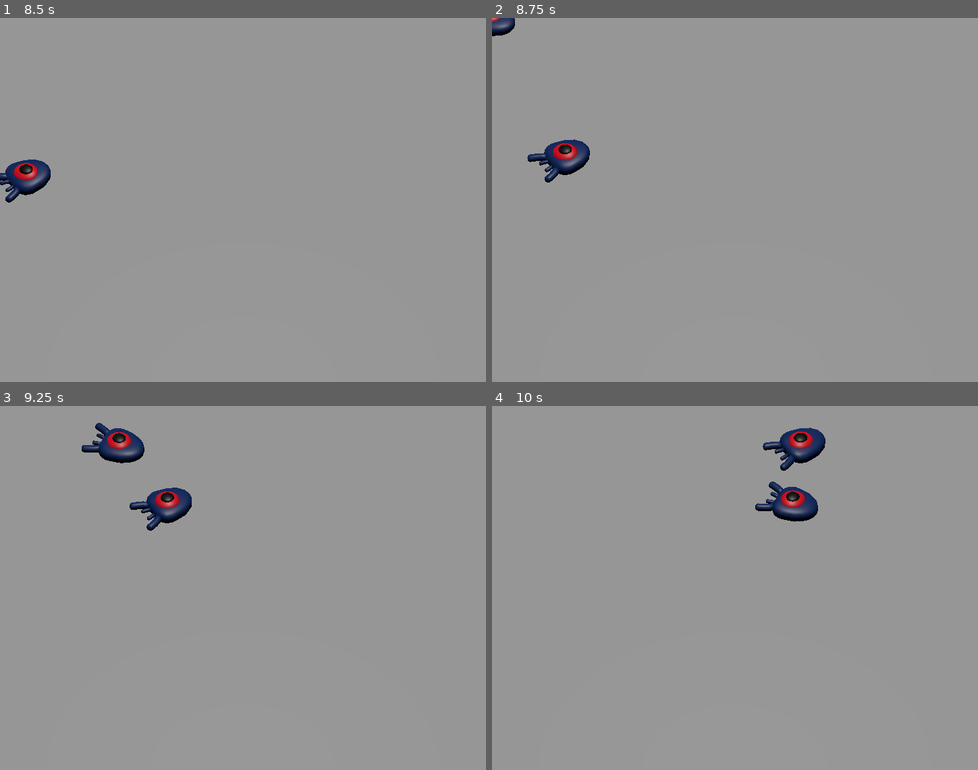
Above: before the commit, frames 1-4 (two rows, left to right).
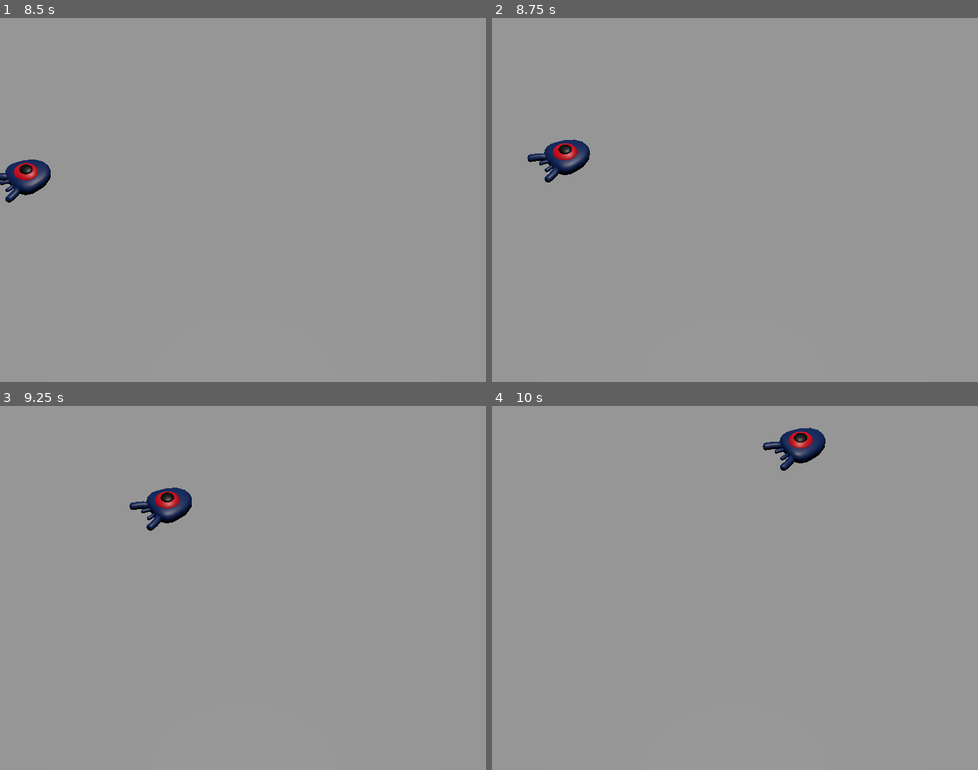
Above: after the commit, the same moments.

Repository: ParadoxV5/godot-first3D
Game: Godot game, scene res://main/main.tscn
Same seed, same stepped clock (60 frames per second), same inputs: the game is played once before the commit and once after it.
Inputs:
- Up to frame 1 (8.5 s): tap Enter at 0.5 s; hold Right (move_right) 0.53-1.28 s; tap Space (jump) at 0.77, 1.52, 3.02, 3.77, 4.52, 6.02, 6.77, 7.52, 8 s; hold Down (move_back) 1.28-2.03 s; hold Right (move_right) 2.03-2.78 s; hold Up (move_forward) 2.78-3.53 s; hold Left (move_left) 3.53-5.03 s; hold Down (move_back) 5.03-5.78 s; hold Right (move_right) 5.78-6.53 s; hold Up (move_forward) 6.53-7.28 s; hold Right (move_right) 7.28-8.03 s; hold Down (move_back) from 8.03 s (still down)
- Up to frame 2 (8.75 s): keep holding Down (move_back)
- Up to frame 3 (9.25 s): release Down (move_back) at 8.78 s; hold Left (move_left) from 8.78 s (still down); tap Space (jump) at 9.02 s
- Up to frame 4 (10 s): release Left (move_left) at 9.53 s; hold Up (move_forward) from 9.53 s (still down); tap Space (jump) at 9.77 s

Frame 1 is identical in both runs. In frame 2, 0.2% of the frame differs, in the area x 0-5%, y 0-5%; in frame 3, 0.9%, in the area x 16-30%, y 4-16%; in frame 4, 0.9%.

Commit message:
code Mob hit Player

Diff:
--- a/main/main.gd
+++ b/main/main.gd
@@ -12,3 +12,6 @@
     $Player.position
   )
   add_child(mob)
+
+func _on_player_hit() -> void:
+  $MobSpawnTimer.stop()
--- a/main/main.tscn
+++ b/main/main.tscn
@@ -43,4 +43,5 @@
 wait_time = 0.5
 autostart = true
 
+[connection signal="hit" from="Player" to="." method="_on_player_hit"]
 [connection signal="timeout" from="MobSpawnTimer" to="." method="_on_mob_spawn_timer_timeout"]
--- a/player/player.gd
+++ b/player/player.gd
@@ -8,6 +8,8 @@
 @export var bounce_impulse: float = 15
 ## Acceleration due to Gravity (m/s²)
 @export var fall_acc: float = 75
+
+signal hit
 
 func _physics_process(delta: float) -> void:
   ## 2D direction on the horizontal plane
@@ -26,13 +28,12 @@
     for i in range(get_slide_collision_count()):
       var collision: KinematicCollision3D = get_slide_collision(i)
       var collider: CollisionObject3D = collision.get_collider()
-      if (
-        collider and
-        collider.is_in_group(&"mob") and
-        collision.get_normal().dot(Vector3.UP) > 0.5 # check hitting from above
-      ):
-        collider.squash()
-        velocity2.y = bounce_impulse
+      if collider and collider.is_in_group(&"mob"):
+        if collision.get_normal().dot(Vector3.UP) > 0.5: # check colliding from above
+          collider.squash()
+          velocity2.y = bounce_impulse
+        else:
+          hit.emit()
     # Feature not Bug: Can jump at the same frame as a collision
     if Input.is_action_just_pressed(&"jump"):
       velocity2.y = jump_impulse
@@ -41,3 +42,6 @@
   velocity = velocity2
 
   move_and_slide()
+
+func _on_hit() -> void:
+  queue_free()
--- a/player/player.tscn
+++ b/player/player.tscn
@@ -21,3 +21,5 @@
 
 [node name="Collision" type="CollisionShape3D" parent="."]
 shape = SubResource("CylinderShape3D_p17rj")
+
+[connection signal="hit" from="." to="." method="_on_hit"]
